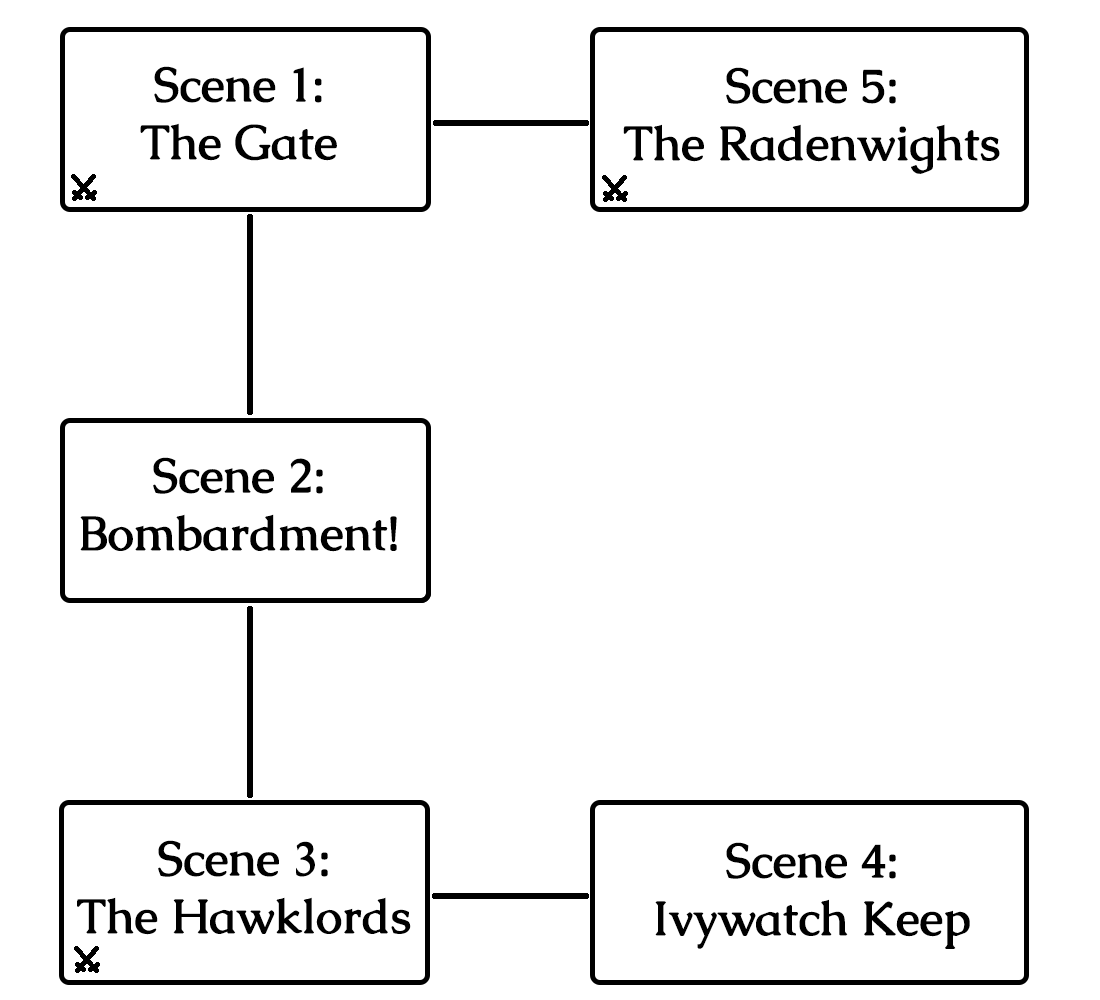
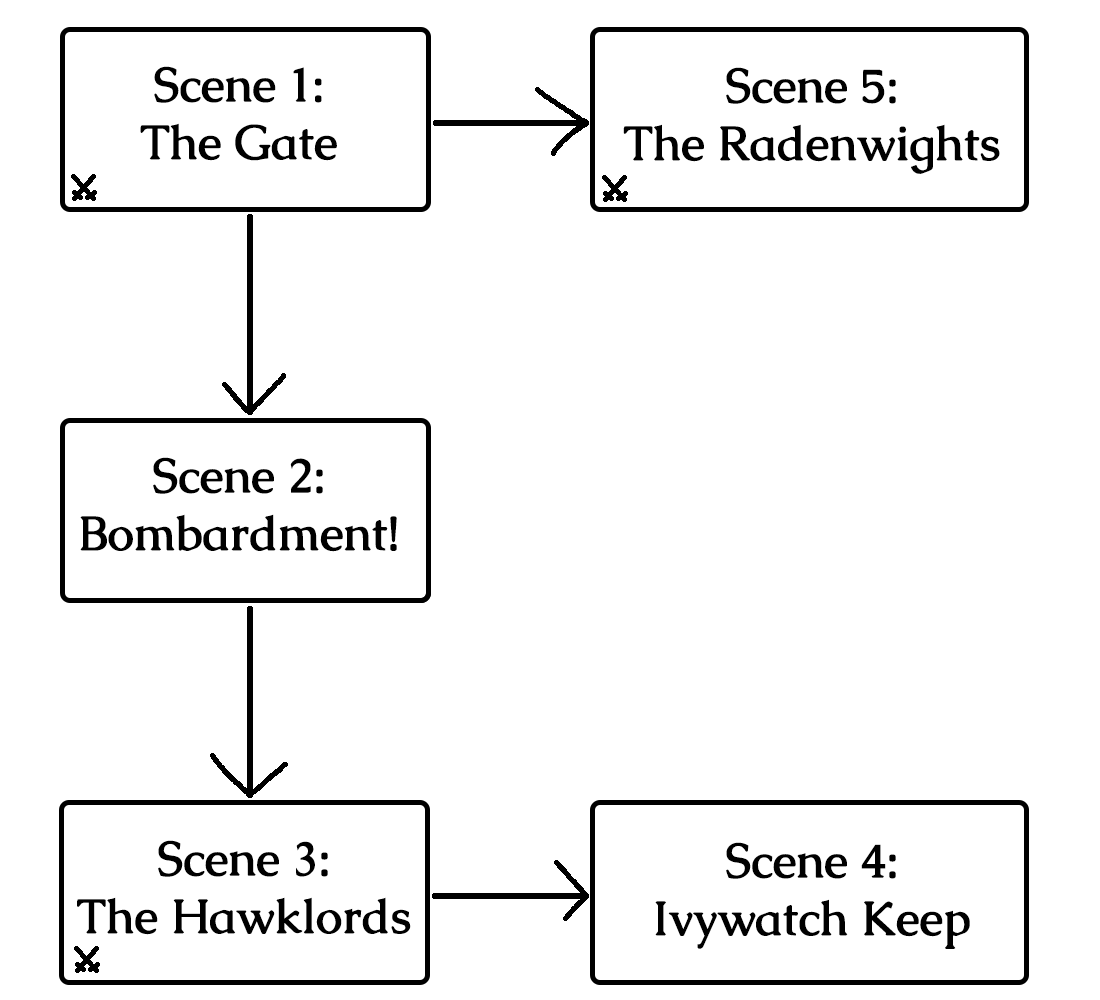
Revision of a layered 1100x1000 image; what changed, layer by layer:
added layer "arrows" above "Layer 4" over [210, 87, 587, 921]
